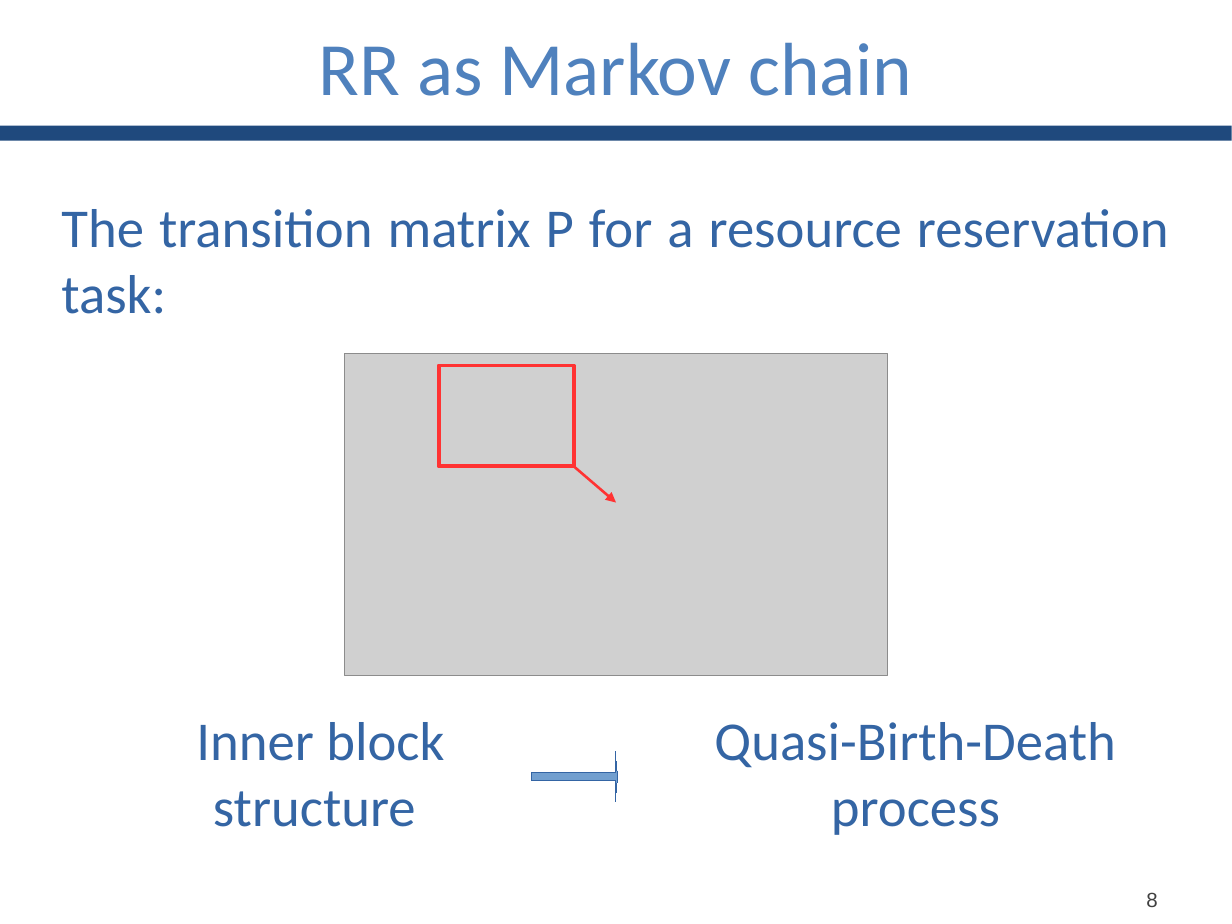
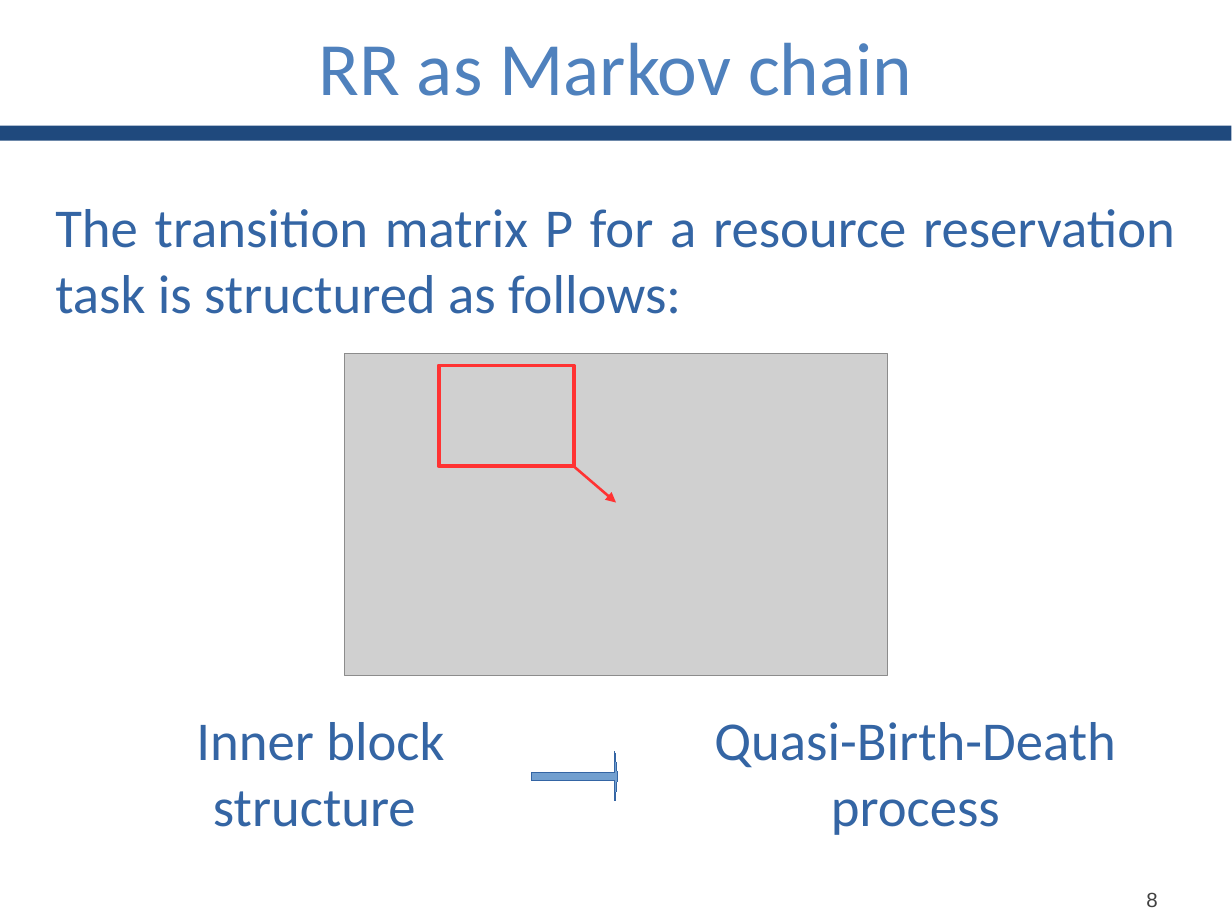
Before and after one commit to GianlucaBortoli/bachelorThesis, a slide deck: slide 6 of slides/slides.pptx. Drawn at 1232x924 pixels with LibreOffice and Linux fonts; fonts in the diff are those of the drawing; grey boxes stand for pictures. Boxes give left, top, right and bottom in pixels: in the first picture for what was removed or moved away, otherwise in the second. Text is boxed around its words. In the diff, an @@ line names an element or a change of style, - is before the commit and + after.

```diff
--- a/slides/slides.pptx
+++ b/slides/slides.pptx
@@ text at (55, 209, 1175, 314): text changed @@
-The transition matrix P for a resource reservation task:
+The transition matrix P for a resource reservation task is structured as follows:
```
Also in this commit, not shown: 5 other slides changed.
